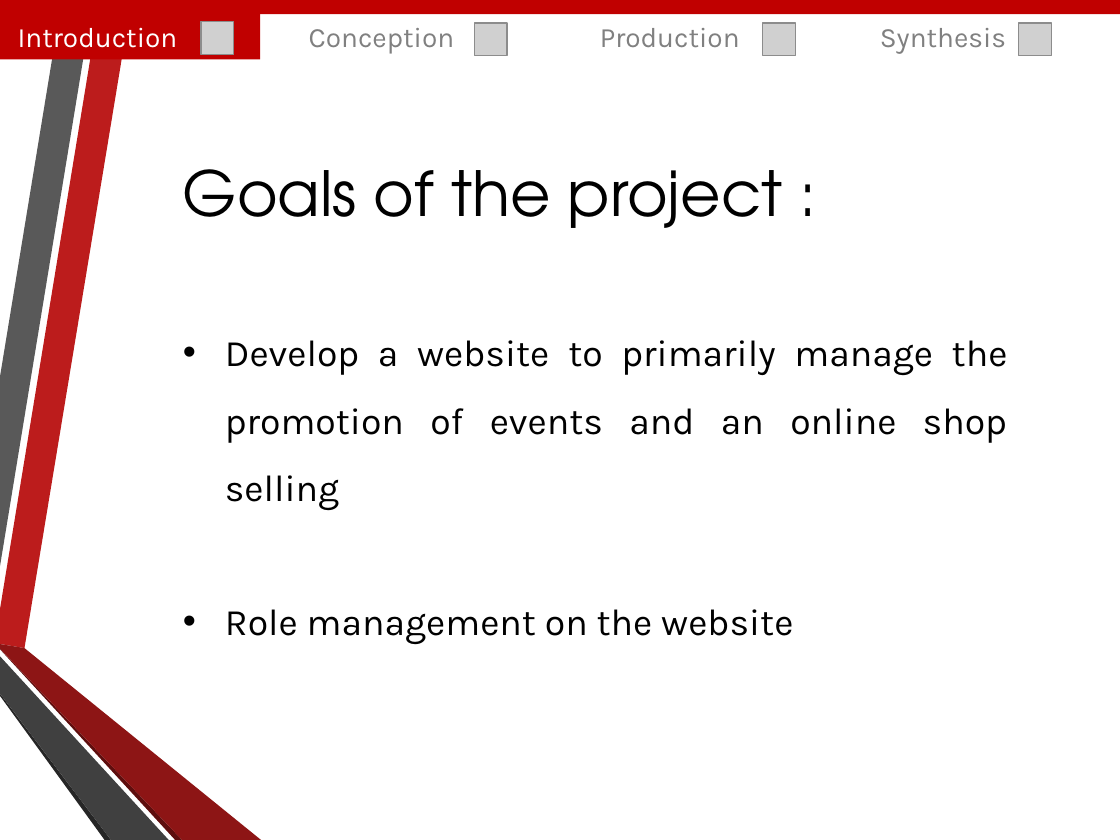
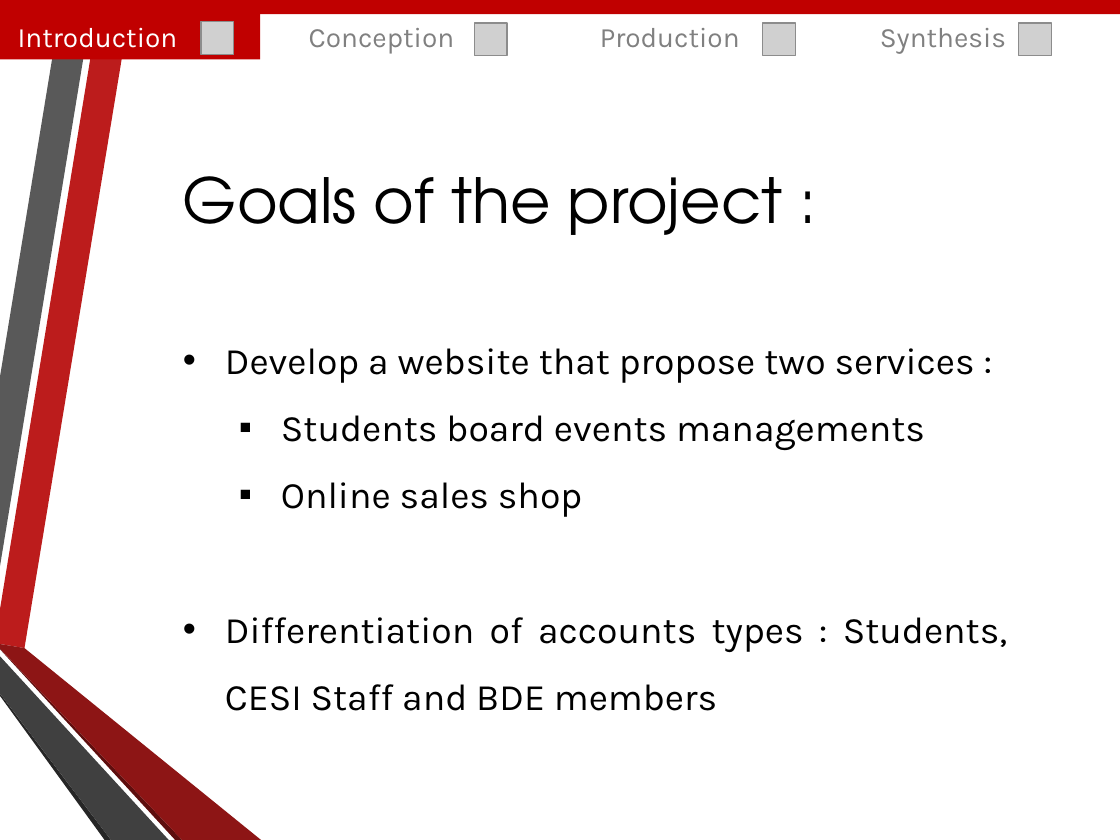
Before and after one commit to Amaknes/ProjetWeb, a slide deck: slide 4 of Livrables/Diapo_Projet_Web.pptx. Drawn at 1120x840 pixels with LibreOffice and Linux fonts; fonts in the diff are those of the drawing; grey boxes stand for pictures; background and template pictures are left out. Boxes give left, top, right and bottom in pixels: in the first picture for what was removed or moved away, otherwise in the second. Text is boxed around its words. In the diff, an @@ line names an element or a change of style, - is before the commit and + after.

Commit message:
updated ppt

```diff
--- a/Livrables/Diapo_Projet_Web.pptx
+++ b/Livrables/Diapo_Projet_Web.pptx
@@ text "Goals of the project :": place and size @@
-text "Goals of the project :" at [183, 169, 1008, 645]
+text "Goals of the project :" at [183, 176, 1007, 711]
@@ text at [225, 348, 1007, 711]: text changed @@
-• Develop a website to primarily manage the promotion of events and an online shop selling
-• Role management on the website
+• Develop a website that propose two services :
+  ▪ Students board events managements
+  ▪ Online sales shop
+• Differentiation of accounts types : Students, CESI Staff and BDE members
```
Also in this commit, not shown: 2 other slides changed.
